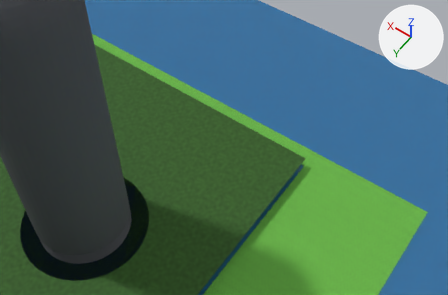
The glTF model blender-tots/tots-model.glb: old version first, new version second.
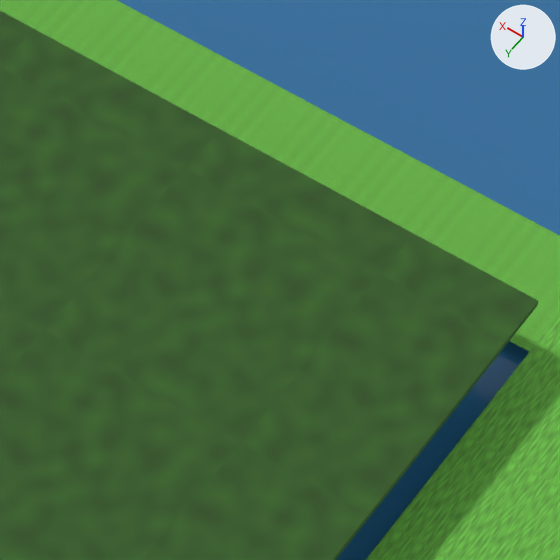
There are two pictures of each version: one from a 50 mm camera at (-909.0, -13.0, 865.0) aimed at (-526.0, -549.0, 23.0), one close up on the part from 51% to 69% of the width and 39% to 67% of the height. Every picture has the same lights, and +X, +Y and +Z are marked at upper right. The first two pictures are the older version.

Objects in the first close-up: '平原_南側塊', '海', '無實體_南側', '無實體_西側'.
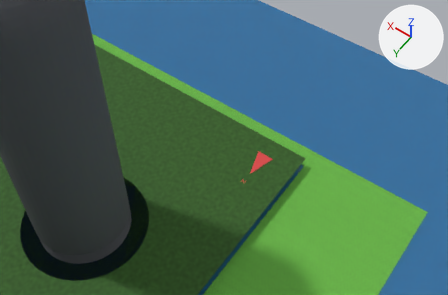
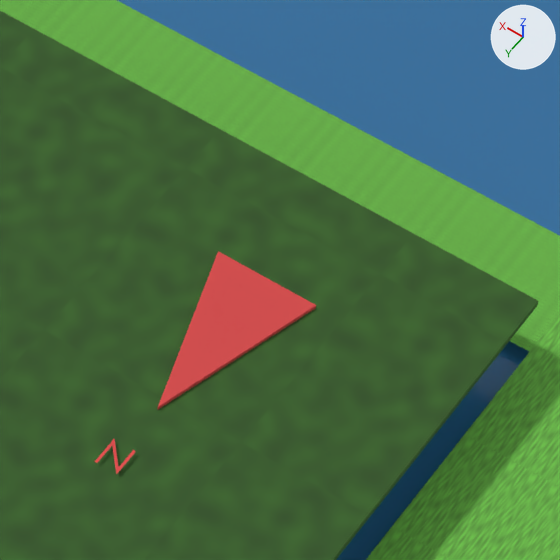
Boxes (x1, y1, x2, y2) around the edits, measured in the close-ups (560 x 560 px):
'指北標示_箭頭', added (red): after (157, 251, 316, 410)
'標籤_N', added: after (95, 439, 136, 474)

The change, as a list of edits to the scene's bpy script:
```text
Add mat_tots_compass:
    mat_tots_compass = principled_material('ToTS_compass')
    mat_tots_compass.base_color = (0.672, 0.0595, 0.0595)  # red #d64545
    mat_tots_compass.roughness = 0.8
Add me_text_1:
    me_text_1.from_pydata([(-3.35, -3.56, 0.0), (-3.35, 4.96, 0.0), (-3.16, 4.96, 0.0), (2.51, -1.57, 0.0), (2.51, 4.96, 0.0), (3.35, 4.96, 0.0), (3.35, -3.56, 0.0), (3.16, -3.56, 0.0), (-2.47, 2.89, 0.0), (-2.47, -3.56, 0.0)], [], [(9, 8, 0), (1, 0, 8), (8, 2, 1), (7, 6, 3), (6, 5, 3), (4, 3, 5), (7, 3, 8), (2, 8, 3)])
    me_text_1.materials.append(mat_tots_compass)  # red #d64545
Add me_指北標示_箭頭:
    me_指北標示_箭頭.from_pydata([(-585.0, -541.5, 0.0), (-600.0, -591.5, 0.0), (-570.0, -591.5, 0.0), (-585.0, -541.5, 1.2), (-600.0, -591.5, 1.2), (-570.0, -591.5, 1.2)], [], [(4, 3, 0), (4, 0, 1), (0, 2, 1), (2, 5, 4), (2, 4, 1), (5, 3, 4), (3, 5, 2), (3, 2, 0)])
    me_指北標示_箭頭.materials.append(mat_tots_compass)  # red #d64545
Add ob_標籤_n:
    ob_標籤_n = bpy.data.objects.new('標籤_N', me_text_1)
    ob_標籤_n.location = (-585.0, -523.5, 1.5)
Add ob_指北標示_箭頭:
    ob_指北標示_箭頭 = bpy.data.objects.new('指北標示_箭頭', me_指北標示_箭頭)
    ob_指北標示_箭頭.location = (0.0, 0.0, 0.0)
```
